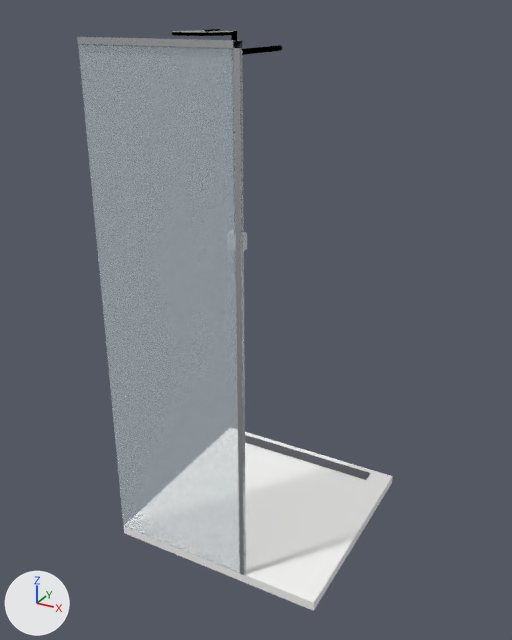
An edit to the glTF model models/dusche.glb, drawn before and after from the same camera.
Before and after are seen from a 50 mm lens placed at (1.23, -2.32, 2.08), pointed at (-0.03, -0.04, 0.94). Arrows for +X, +Y and +Z are at lower left; the lights stay in place. The first picture is the older version.
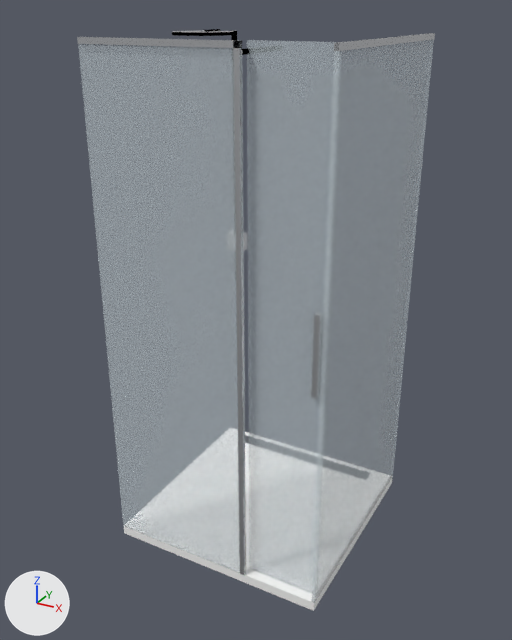
What differs and where, as boxes [x1, y1, x2, y2] in the pictures (512 x 640 px):
'Mesh_10', added
    after: [312, 33, 434, 603]
'Mesh_11', added
    after: [247, 40, 338, 593]
'Mesh_12', added
    after: [334, 33, 435, 51]
'Mesh_13', added
    after: [311, 313, 322, 399]

Diff of the bpy script that builds the scene:
```diff
--- a/models/dusche.glb.py
+++ b/models/dusche.glb.py
@@ mat_o_eck_r @@
+mat_o_eck_r = principled_material('o_eck_r')
+mat_o_eck_r.base_color = (0.8, 0.82, 0.85)  # white #e7eaed
+mat_o_eck_r.metallic = 1.0
+mat_o_eck_r.roughness = 0.2
@@ mat_o_eck @@
+mat_o_eck = principled_material('o_eck')
+mat_o_eck.base_color = (0.8, 0.9, 0.95)  # white #e7f3f9
+mat_o_eck.roughness = 0.05
+mat_o_eck.alpha = 0.28
@@ me_mesh_13 @@
+me_mesh_13.from_pydata(...)  # a box spanning x 0.4..0.42, y -0.43..-0.412, z 0.9..1.2
+me_mesh_13.materials.append(mat_o_eck_r)  # white #e7eaed
@@ me_mesh_12 @@
+me_mesh_12.from_pydata(...)  # a box spanning x 0.438..0.454, y -0.45..0.45, z 1.98..2.0
+me_mesh_12.materials.append(mat_o_eck_r)  # white #e7eaed
@@ me_mesh_11 @@
+me_mesh_11.from_pydata([(0.44, -0.4, 0.04), (0.44, -0.4, 2.0), (0.44, -0.41, 2.0), (0.44, -0.41, 0.04), (0.15, -0.41, 0.04), (0.15, -0.41, 2.0), (0.15, -0.4, 2.0), (0.15, -0.4, 0.04)], [], [(0, 1, 2), (0, 2, 3), (4, 5, 6), (4, 6, 7), (6, 5, 2), (6, 2, 1), (4, 7, 0), (4, 0, 3), (3, 2, 5), (3, 5, 4), (7, 6, 1), (7, 1, 0)])
+me_mesh_11.materials.append(mat_o_eck)  # white #e7f3f9
@@ me_mesh_10 @@
+me_mesh_10.from_pydata([(0.45, 0.45, 0.04), (0.45, 0.45, 2.0), (0.45, -0.45, 2.0), (0.45, -0.45, 0.04), (0.44, -0.45, 0.04), (0.44, -0.45, 2.0), (0.44, 0.45, 2.0), (0.44, 0.45, 0.04)], [], [(0, 1, 2), (0, 2, 3), (4, 5, 6), (4, 6, 7), (6, 5, 2), (6, 2, 1), (4, 7, 0), (4, 0, 3), (3, 2, 5), (3, 5, 4), (7, 6, 1), (7, 1, 0)])
+me_mesh_10.materials.append(mat_o_eck)  # white #e7f3f9
@@ ob_mesh_13 @@
+ob_mesh_13 = bpy.data.objects.new('Mesh_13', me_mesh_13)
+ob_mesh_13.location = (0.0, 0.0, 0.0)
@@ ob_mesh_12 @@
+ob_mesh_12 = bpy.data.objects.new('Mesh_12', me_mesh_12)
+ob_mesh_12.location = (0.0, 0.0, 0.0)
@@ ob_mesh_11 @@
+ob_mesh_11 = bpy.data.objects.new('Mesh_11', me_mesh_11)
+ob_mesh_11.location = (0.0, 0.0, 0.0)
@@ ob_mesh_10 @@
+ob_mesh_10 = bpy.data.objects.new('Mesh_10', me_mesh_10)
+ob_mesh_10.location = (0.0, 0.0, 0.0)
```
